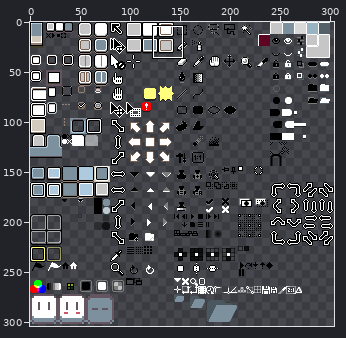
Sprite sheet -- data/extensions/aseprite-theme/sheet.png. Above, an overview of the earlier version with the close-up marked.
Close-up. Before the edit:
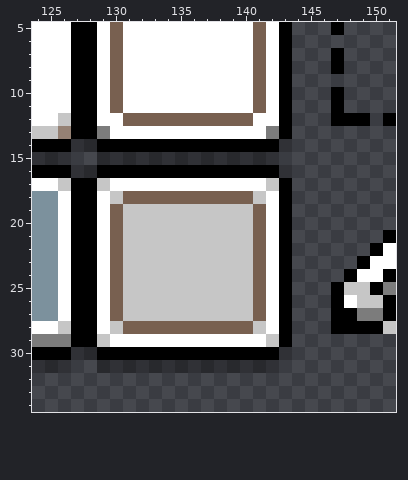
The file is 304x304 pixels. Pixels under 10% opacity are left out. Colours within 5 levels of each other are drawn and written as one. Shown: x 124..151, y 5..34.
Once edited:
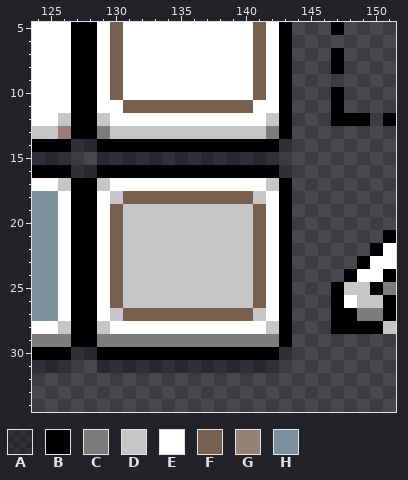
Palette (. is transparent): A #00000050  B #000000  C #7c7c7c  D #c6c6c6  E #ffffff  F #786050  G #958174  H #7c919d
Edits made:
y 11: x 130..141 FEEEEEEEEEEF -> EFFFFFFFFFFE
y 12: x 129 E -> D; x 131..140 FFFFFFFFFF -> EEEEEEEEEE; x 142 E -> D
y 13: x 130..141 EEEEEEEEEEEE -> DDDDDDDDDDDD
y 27: x 130..141 FDDDDDDDDDDF -> DFFFFFFFFFFD
y 28: x 129..142 EDFFFFFFFFFFDE -> DEEEEEEEEEEEED
y 29: x 129..142 DEEEEEEEEEEEED -> CCCCCCCCCCCCCC
